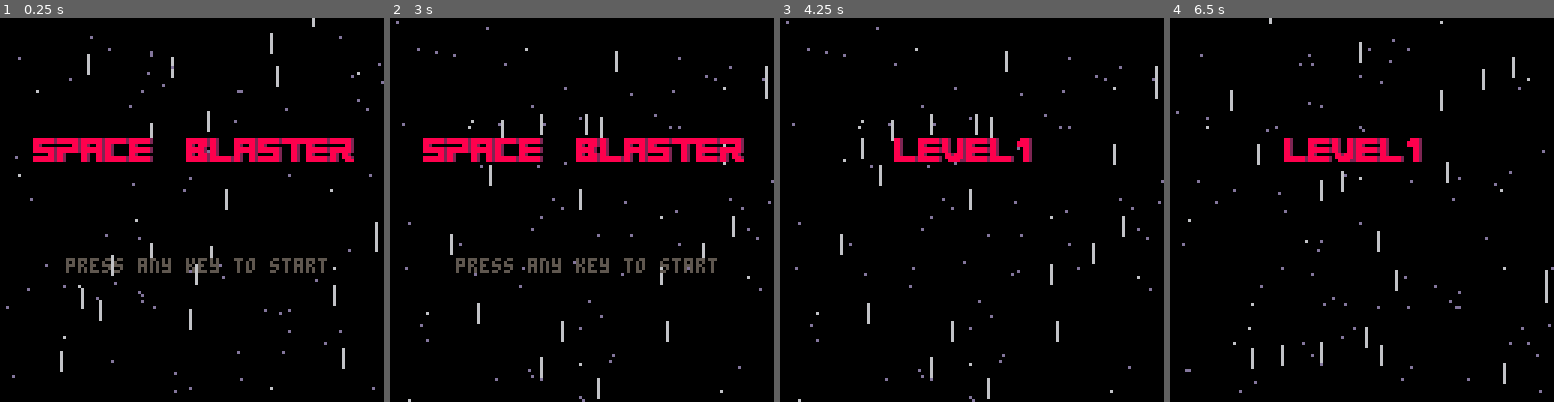
Above: before the commit, frames 1-4 (left to right).
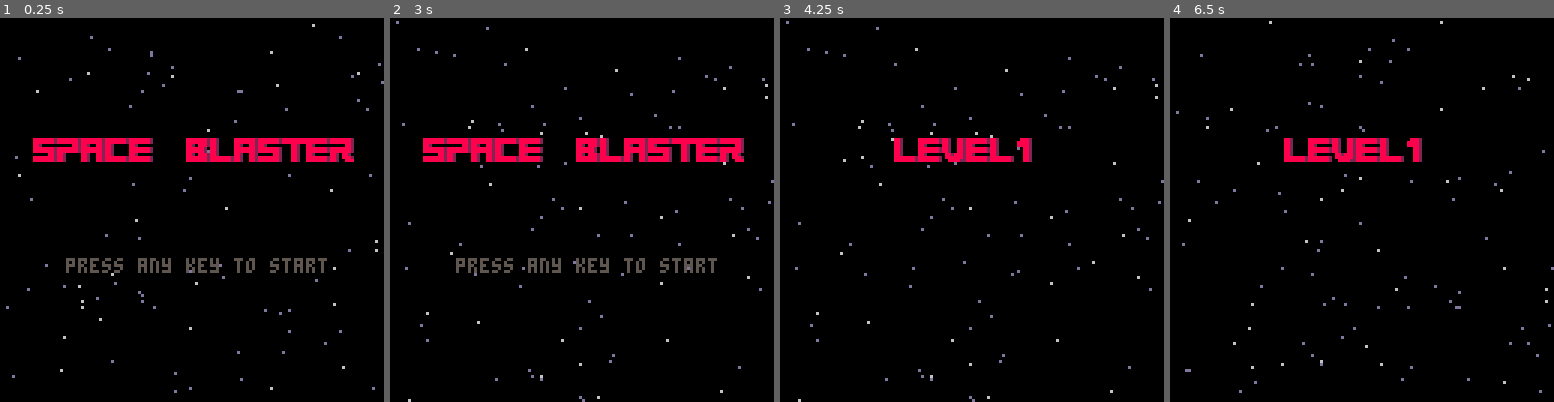
Above: after the commit, the same moments.

Repository: simonanger/pico8_shmup
Game: PICO-8 cartridge shmup.p8
Same seed, same stepped clock (60 frames per second), same inputs: the game is played once before the commit and once after it.
Inputs:
- Up to frame 1 (0.25 s): no input
- Up to frame 2 (3 s): tap X (X key) at 0.33, 1.07, 1.85, 2.97 s; tap O (Z key) at 0.7, 1.7, 2.1, 2.5, 2.9 s; hold Right 1.6-2.1 s; hold Up 2.15-2.42 s; hold Right from 2.47 s (still down)
- Up to frame 3 (4.25 s): release Right at 3.03 s; hold Left 3.08-3.58 s; tap O (Z key) at 3.3, 3.7, 4.1 s; hold Down 3.63-3.97 s; hold Right from 4.02 s (still down); tap X (X key) at 4.08 s
- Up to frame 4 (6.5 s): tap O (Z key) every 0.4 s from 4.5 to 6.1 s; release Right at 4.68 s; hold Up 4.73-5.03 s; hold Left 5.08-5.68 s; tap X (X key) at 5.2, 6.32 s; hold Down 5.73-6.03 s; hold Right from 6.08 s (still down)

The runs differ from the first frame. In frame 1, 0.6% of the frame differs, in the area x 15-99%, y 0-92%; in frame 2, 0.6%; in frame 3, 0.7%, in the area x 15-99%, y 8-99%; in frame 4, 0.7%.

Commit message:
added logic so star trails are only including in game mode

Diff:
--- a/shmup.p8
+++ b/shmup.p8
@@ -91,7 +91,7 @@
   local lx=starx[i]
   local ly=stary[i]
 
-  if starspd[i]>1.7 then
+  if starspd[i]>1.7 and mode=="game" then
   	line(lx,ly,lx,ly-6,scol)
   elseif starspd[i]<1.5 then
    scol=13
